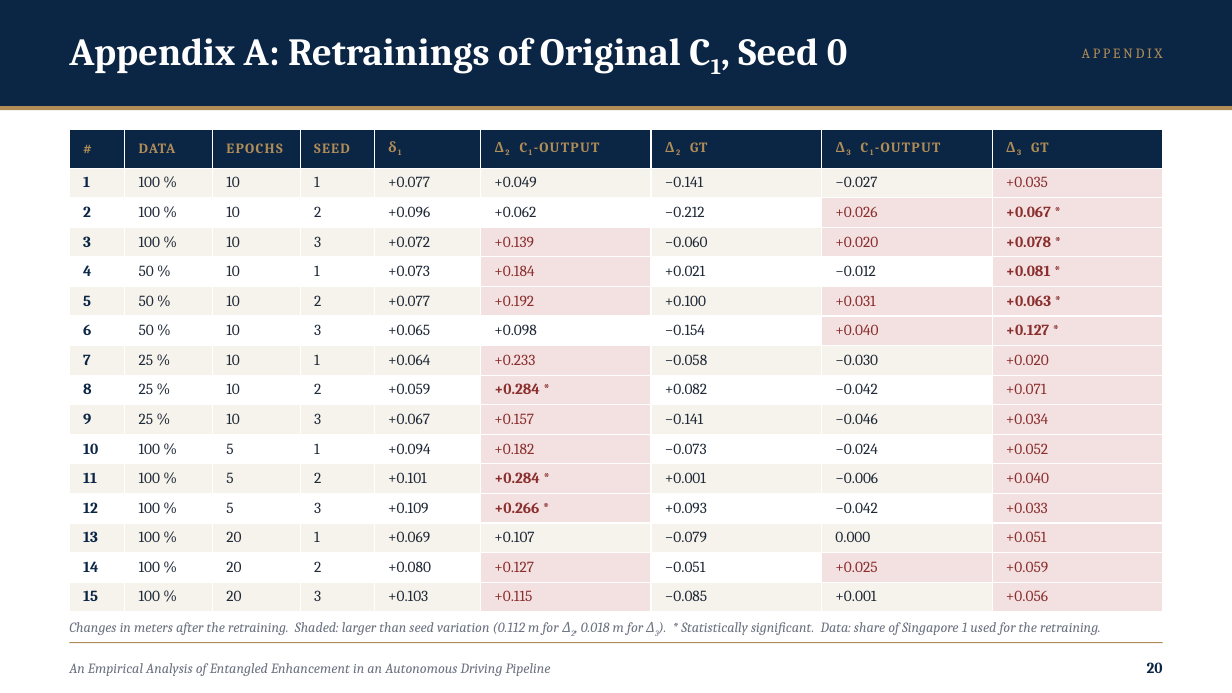
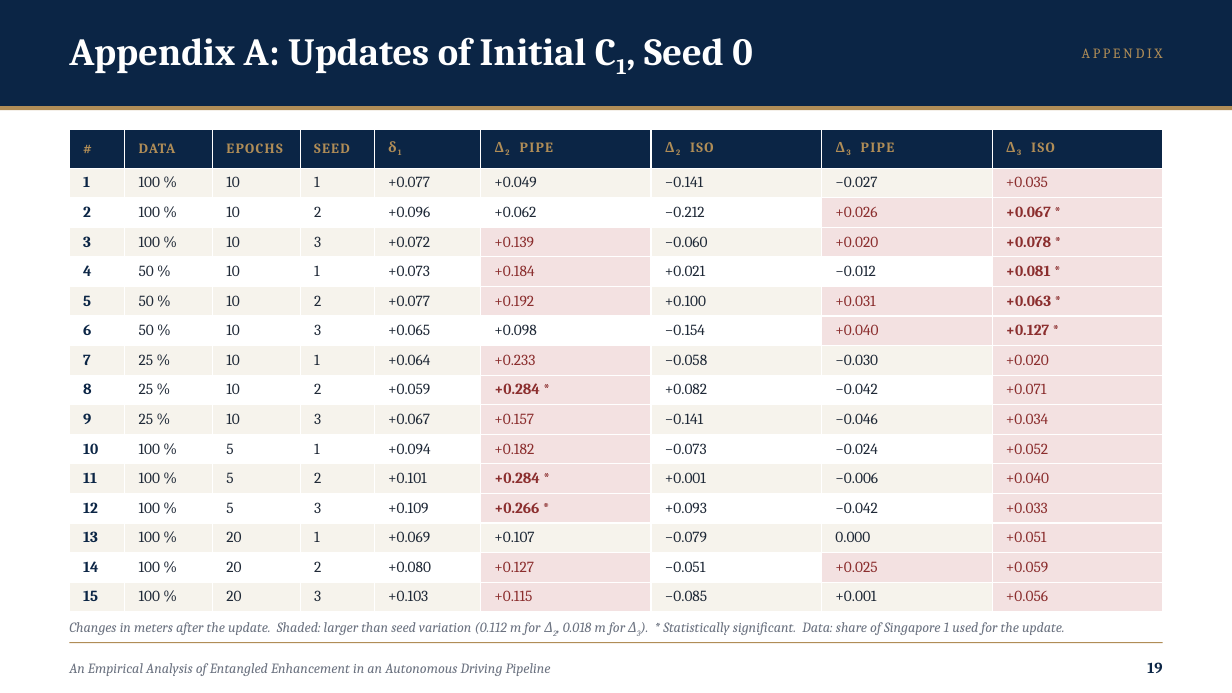
Before and after one commit to RashedIfty/LabSD, a slide deck: slide 19 of Presentations/CS presentation/CS_presentation_IFTY.pptx (slide 20 before the commit). Drawn at 1232x693 pixels with LibreOffice and Linux fonts; fonts in the diff are those of the drawing. Boxes give left, top, right and bottom in pixels: in the first picture for what was removed or moved away, otherwise in the second. Text is boxed around its words. In the diff, an @@ line names an element or a change of style, - is before the commit and + after.

```diff
--- a/Presentations/CS presentation/CS_presentation_IFTY.pptx
+++ b/Presentations/CS presentation/CS_presentation_IFTY.pptx
@@ text at (x1=69, y1=37, x2=753, y2=73): text changed @@
-Appendix A: Retrainings of Original C1, Seed 0
+Appendix A: Updates of Initial C1, Seed 0
@@ table at (x1=69, y1=129, x2=1165, y2=612) @@
-row 1: # | DATA | EPOCHS | SEED | δ1 | Δ2 C1-OUTPUT | Δ2 GT | Δ3 C1-OUTPUT | Δ3 GT
+row 1: # | DATA | EPOCHS | SEED | δ1 | Δ2 PIPE | Δ2 ISO | Δ3 PIPE | Δ3 ISO
@@ text at (x1=69, y1=622, x2=1065, y2=635): text changed @@
-Changes in meters after the retraining. Shaded: larger than seed variation (0.112 m for Δ2, 0.018 m for Δ3). * Statistically significant. Data: share of Singapore 1 used for the retraining.
+Changes in meters after the update. Shaded: larger than seed variation (0.112 m for Δ2, 0.018 m for Δ3). * Statistically significant. Data: share of Singapore 1 used for the update.
@@ text at (x1=1147, y1=662, x2=1162, y2=673): text changed @@
-20
+19
```
Also in this commit, not shown: 17 other slides changed, 1 slide added, 2 slides removed, 14 other files.
